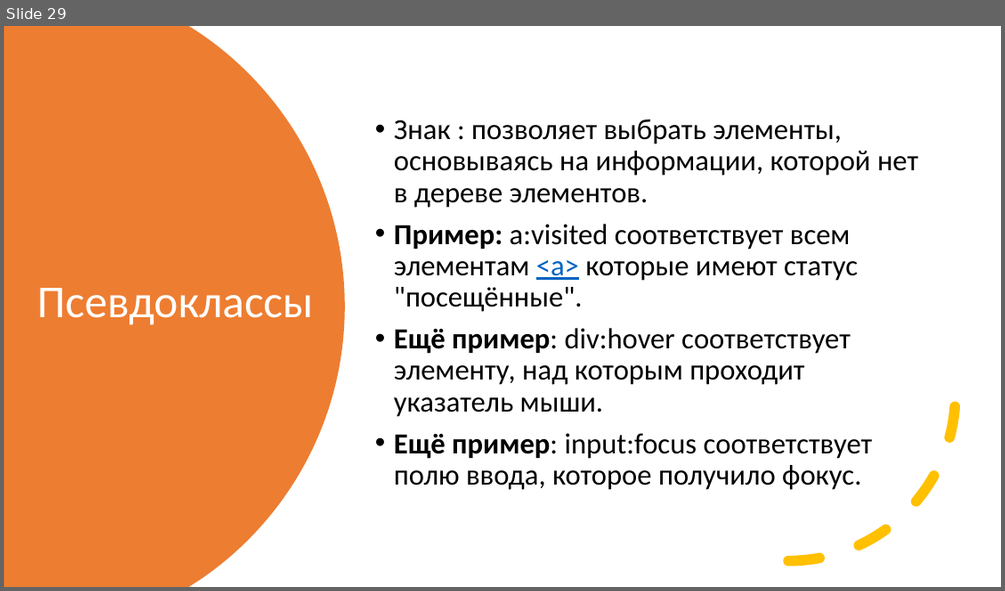
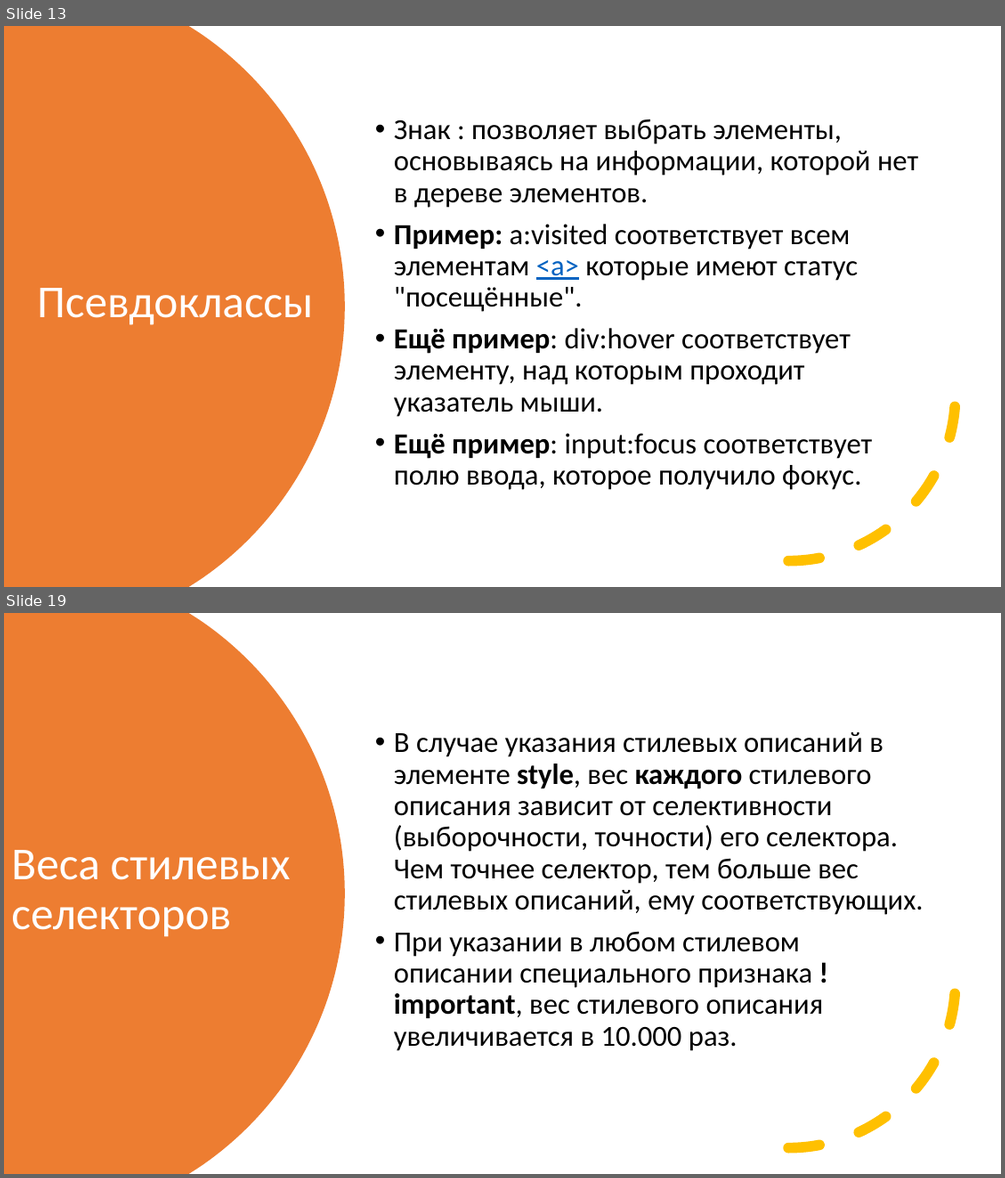
Before and after one commit to sashaklimenok/mentoring, a slide deck: Lesson-6/Presentation2.pptx. Shown one above the other, each under a label of ours: slide 29 before the commit, slides 13 and 19 after it; the slides between them are not shown. The pictures are 1005x591 and 1005x1178 pixels, drawn with LibreOffice and Linux fonts; fonts in the diff are those of the drawing. Boxes give left, top, right and bottom in pixels: in the first picture for what was removed or moved away, otherwise in the second. Text is boxed around its words. In the diff, an @@ line names an element or a change of style, - is before the commit and + after.

```diff
--- a/Lesson-6/Presentation2.pptx
+++ b/Lesson-6/Presentation2.pptx
@@ slide 19 added at (x1=4, y1=613, x2=1001, y2=1174), background #FFFFFF @@
@@ freeform shape added at (x1=4, y1=613, x2=345, y2=1174), fill #ED7D31 @@
@@ text added at (x1=394, y1=732, x2=922, y2=1051), 28 pt, text #000000 @@
+• В случае указания стилевых описаний в элементе style, вес каждого стилевого описания зависит от селективности (выборочности, точности) его селектора. Чем точнее селектор, тем больше вес стилевых описаний, ему соответствующих.
+• При указании в любом стилевом описании специального признака !important, вес стилевого описания увеличивается в 10.000 раз.
@@ arc (boxed as its full ellipse) added at (x1=622, y1=814, x2=956, y2=1149), outline #FFC000 10 pt dashed @@
@@ title added at (x1=11, y1=850, x2=291, y2=937), 44 pt, text #FFFFFF @@
+Веса стилевых
+селекторов
@@ what was slide 29 is now slide 13 @@
```
Also in this commit, not shown: 3 slides changed, 7 other slides added, 15 slides removed, 1 other file.
